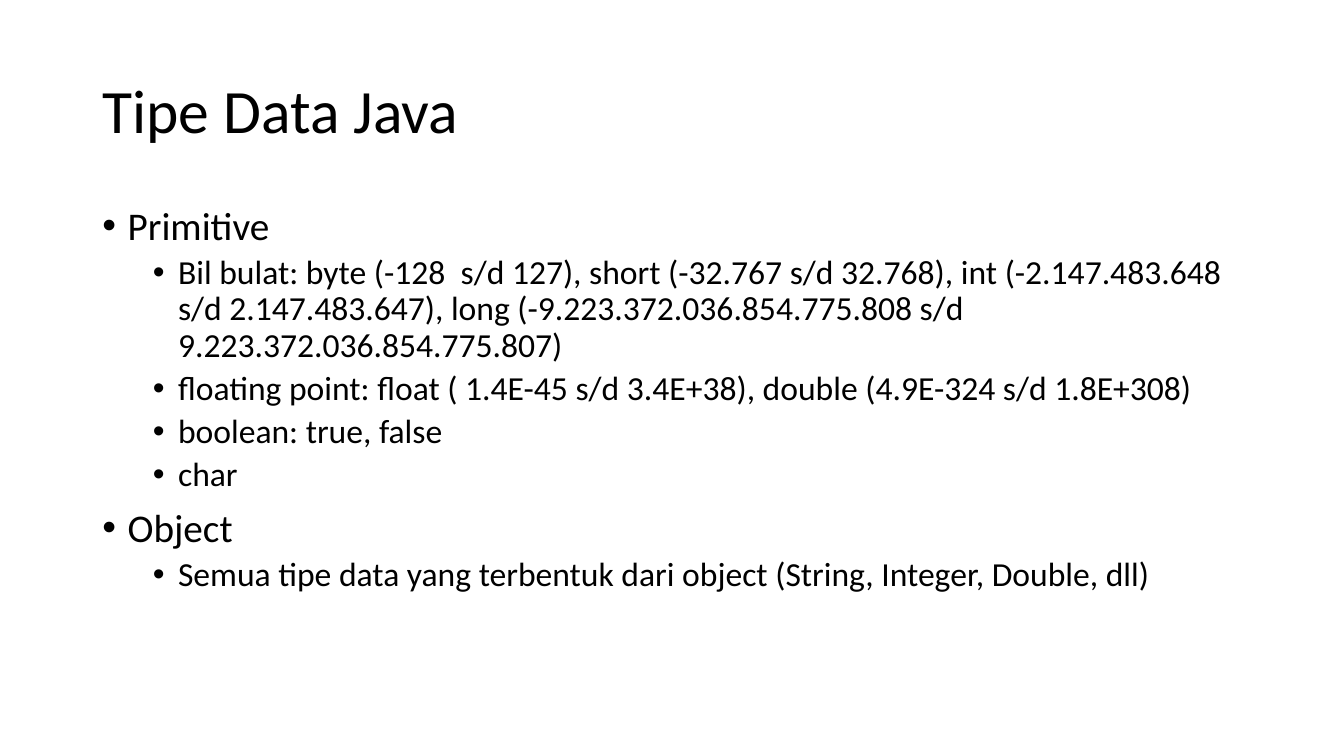
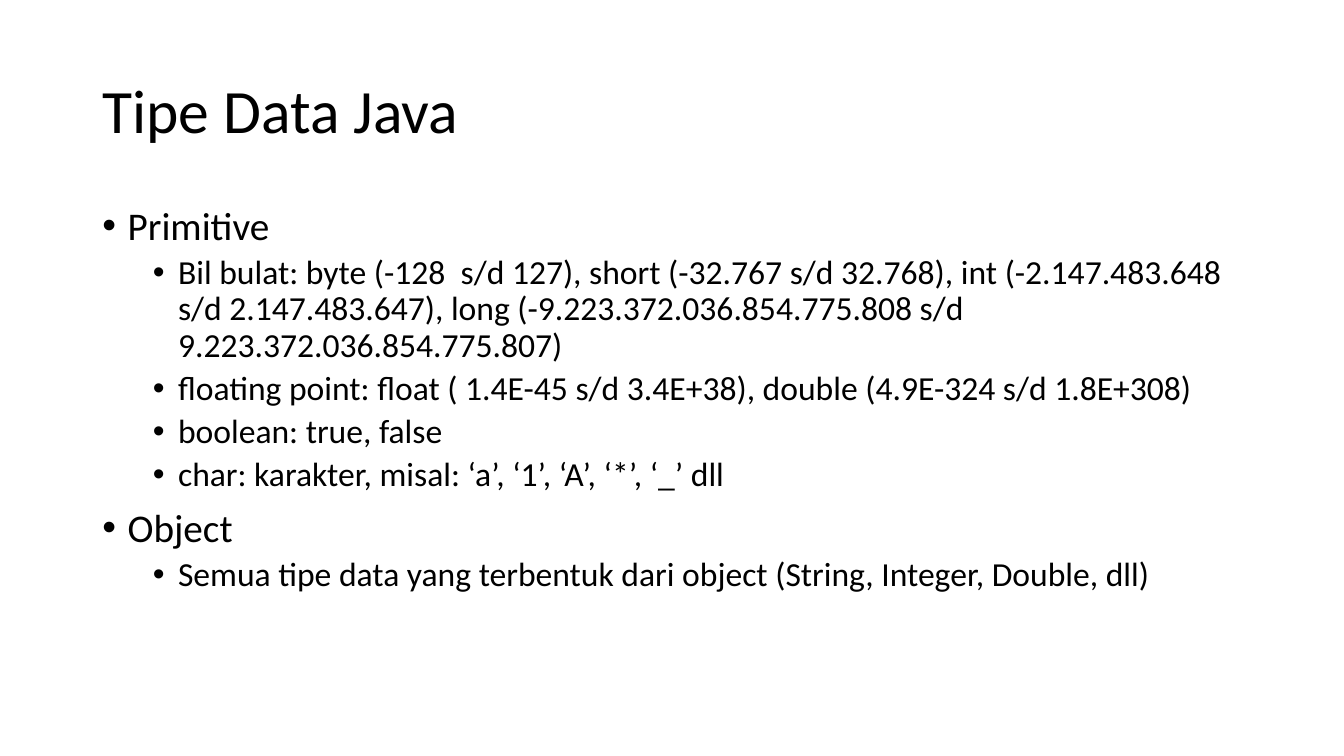
Before and after one commit to auliyanurul/kuliah, a slide deck: slide 2 of PBO/PBO 02.pptx. Drawn at 1344x756 pixels with LibreOffice and Linux fonts; fonts in the diff are those of the drawing. Boxes give left, top, right and bottom in pixels: in the first picture for what was removed or moved away, otherwise in the second. Text is boxed around its words. In the diff, an @@ line names an element or a change of style, - is before the commit and + after.

```diff
--- a/PBO/PBO 02.pptx
+++ b/PBO/PBO 02.pptx
@@ text at box(178, 462, 724, 490): text changed @@
-  • char
+  • char: karakter, misal: ‘a’, ‘1’, ‘A’, ‘*’, ‘_’ dll
```
Also in this commit, not shown: 1 other file.
